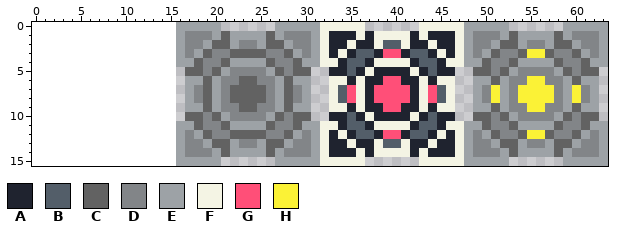
One commit to this pixel-art sprite: Assets/Full version/Sprites/Box.png. Above, as it was before the edit.
The file is 48x16 pixels. The old version is drawn lined up with the new one, on the new canvas.
Palette (. is transparent): A #1f232f  B #535e69  C #626262  D #828588  E #9da2a6  F #f4f4e4  G #ff4f78  H #fbf236
Now the later version:
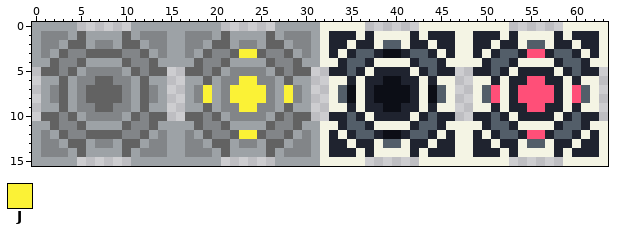
Colours new in this view: J #fbf236
The exact change:
canvas 48x16 -> 64x16, the old top-left corner now at 16,0
colour G: #ff4f78 -> #0c0e16
colour H: #fbf236 -> #ff4f78
Changed rows in their new state; - is a pixel that keeps its letter.
first column x 0:
 0 EEEEE------EEEEE--------------------------------FFFFF------FFFFF
 1 EDDDECEEEECEDDDE--------------------------------FAAAFAFFFFAFAAAF
 2 EDDECCEDDECCEDDE--------------------------------FAAFAAFBBFAAFAAF
 3 EDECDDCCCCDDCEDE-------JJ-----------------------FAFABBA--ABBAFAF
 4 EECDDCEEEECDDCEE--------------------------------FFABBAFFFFABBAFF
 5 -CCDCEDDDDECDCC----------------------------------AABAFAAAAFABAA-
 6 -EECEDDCCDDECEE--------JJ------------------------FFAFAA--AAFAFF-
 7 -EDCEDCCCCDECDE----J--JJJJ--J--------------------FB-FA----AF-BF-
 8 -EDCEDCCCCDECDE----J--JJJJ--J--------------------FB-FA----AF-BF-
 9 -EECEDDCCDDECEE--------JJ------------------------FFAFAA--AAFAFF-
10 -CCDCEDDDDECDCC----------------------------------AABAFAAAAFABAA-
11 EECDDCEEEECDDCEE--------------------------------FFABBAFFFFABBAFF
12 EDECDDCCCCDDCEDE-------JJ-----------------------FAFABBA--ABBAFAF
13 EDDECCEDDECCEDDE--------------------------------FAAFAAFBBFAAFAAF
14 EDDDECEEEECEDDDE--------------------------------FAAAFAFFFFAFAAAF
15 EEEEE------EEEEE--------------------------------FFFFF------FFFFF
